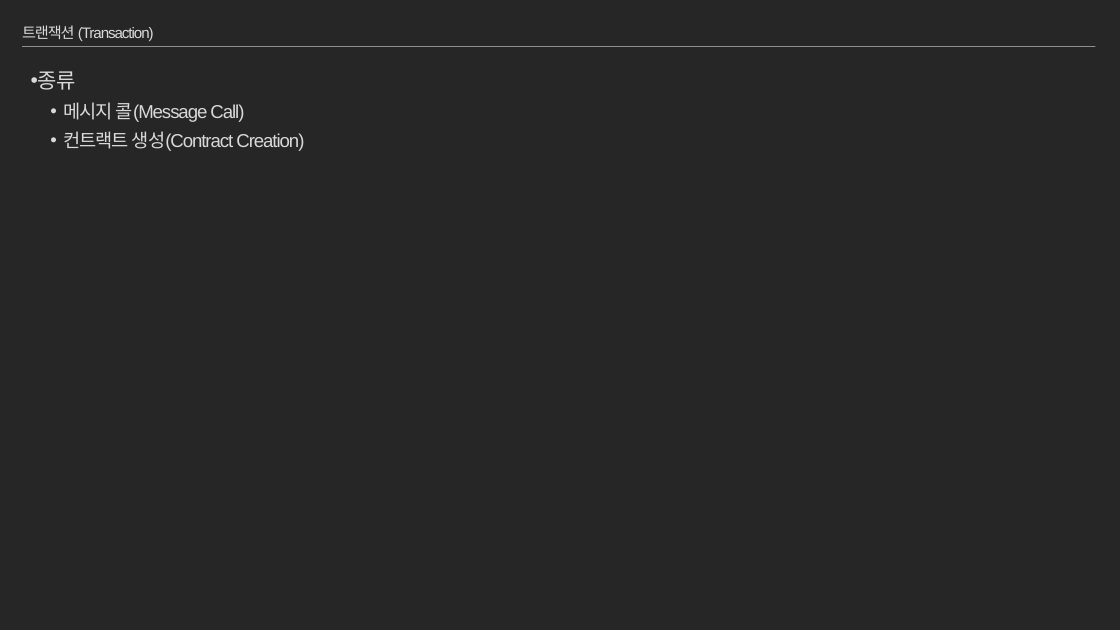
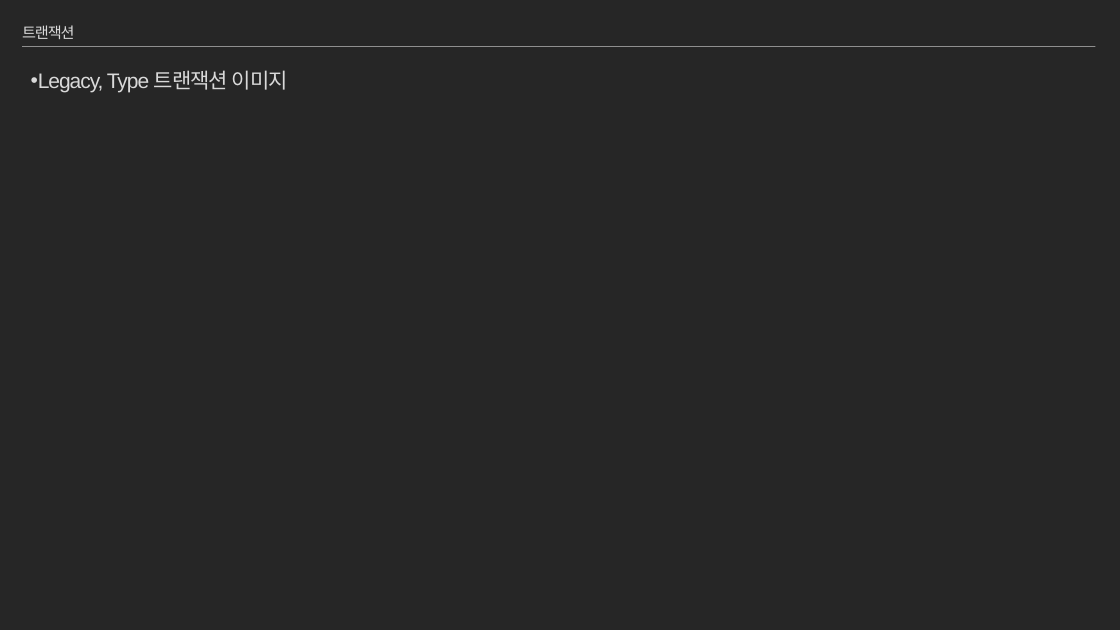
Before and after one commit to moss0801/blockchain-doc, a slide deck: slide 55 of General/Blockchain Part2.pptx (slide 58 before the commit). Drawn at 1120x630 pixels with LibreOffice and Linux fonts; fonts in the diff are those of the drawing. Boxes give left, top, right and bottom in pixels: in the first picture for what was removed or moved away, otherwise in the second. Text is boxed around its words. In the diff, an @@ line names an element or a change of style, - is before the commit and + after.

```diff
--- a/General/Blockchain Part2.pptx
+++ b/General/Blockchain Part2.pptx
@@ title at (22, 25, 75, 39): text changed @@
-트랜잭션 (Transaction)
+트랜잭션
@@ text at (31, 70, 288, 93): text changed; size 16 to 18 pt @@
-• 종류
-  • 메시지 콜(Message Call)
-  • 컨트랙트 생성(Contract Creation)
+• Legacy, Type 트랜잭션 이미지
```
Also in this commit, not shown: 17 other slides changed, 15 slides added, 10 slides removed, 2 other files.
